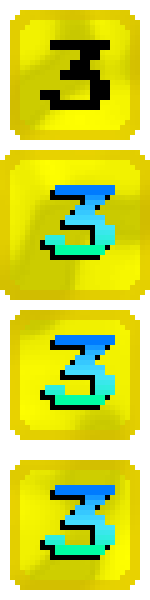
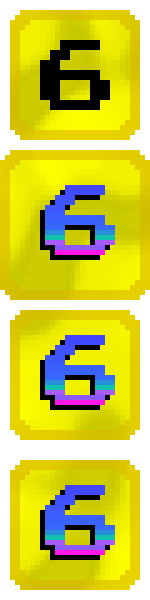
Two versions of the same layered image (150 × 600). Layer-by-layer changes:
added layer "6" above "5" over left=40, top=40, right=115, bottom=555
hid "3" over left=40, top=40, right=115, bottom=555
